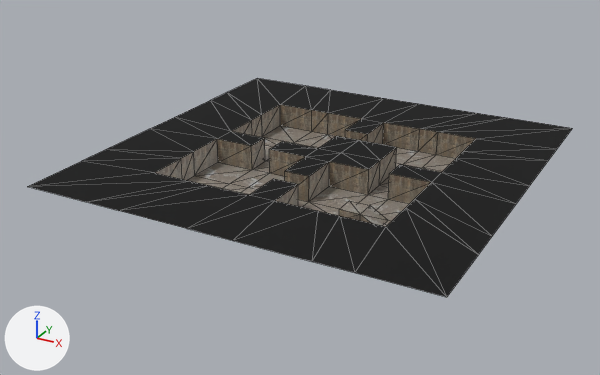
The glTF model gfx/models/battlefields/vg_lair_battle.glb, before and after one commit.
One viewpoint serves both versions: a 50 mm lens placed at (133.5, -261.4, 125.1), pointed at (-6.3, -7.0, -2.1). Arrows for +X, +Y and +Z are at lower left; the lights stay in place. Mesh edges are drawn as thin lines. Objects named as collision shapes, trigger or cutter boxes, shadow casters or lower levels of detail are left out. Where no turn or scale is listed for an object, it has been applied to the vertices. Vertices at the same position are counted once.

In view in the first picture: 'room-col'.
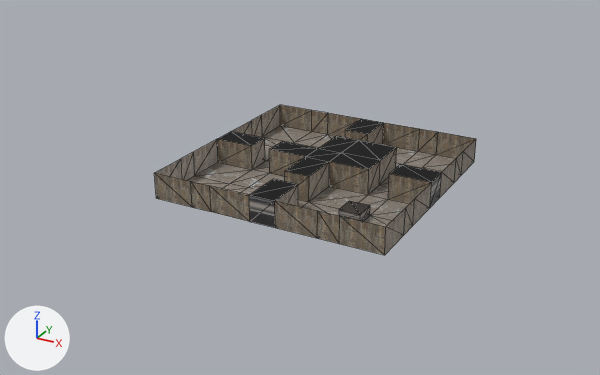
Where the change shows, as pixel boxes [x1, y1, x2, y2] in the pictures (600 x 375 px):
'room-col', reshaped (41% narrower, 31% shorter): before [27, 78, 573, 297]; after [154, 105, 476, 255]
part 1 of me_cube, cut back: before [27, 78, 573, 297]; after [249, 173, 441, 228]
part 2 of me_cube, recoloured: [339, 209, 360, 221] in both
part 3 of me_cube, recoloured (grey to black): [340, 201, 370, 214] in both
part 4 of me_cube, recoloured: after [360, 206, 370, 222]

Edits to the bpy script that builds the scene:
```text
Add img_gutter_brown_bottom:
    img_gutter_brown_bottom = load_image('gutter_brown_bottom', '_unpacked/gutter_brown_bottom', 64, 64, 'sRGB')
Add img_vent_02:
    img_vent_02 = load_image('vent_02', '_unpacked/vent_02', 87, 64, 'sRGB')
Add mat_gutter_bottom:
    mat_gutter_bottom = principled_material('gutter_bottom')
    mat_gutter_bottom.texture = img_gutter_brown_bottom
Add mat_vent:
    mat_vent = principled_material('vent')
    mat_vent.texture = img_vent_02
Change me_cube:
    used by ob_room_col; location = (0.0, 0.0, 0.0)
    remove me_cube.from_pydata(...)  # 146 vertices, 262 faces; spans x -76.0..76.0, y -76.0..76.0, z 0.0..10.0
    add me_cube.from_pydata(...)  # 116 vertices, 210 faces; spans x -45.0..45.0, y -45.0..45.0, z 0.0..10.0
    me_cube part 1
    30 vertices are removed from x -76.0..76.0, y -76.0..76.0, z 0.0..10.0
    60 faces are deleted
    8 new faces join them, mat_gutter_bottom (picture img_gutter_brown_bottom)
    me_cube part 2: 6 faces spanning x 21.0..29.0, y -29.0..-21.0, z 0.0..4.0 switch from mat_wall (picture img_concrete_wall_02) to mat_gutter_bottom (picture img_gutter_brown_bottom)
    me_cube part 3: 2 faces spanning x 21.0..29.0, y -29.0..-21.0, z 4.0 switch from mat_floor (picture img_concrete_floor_06) to mat_vent (picture img_vent_02)
    me_cube part 4: 2 faces spanning x 29.0, y -29.0..-21.0, z 0.0..4.0 switch from mat_floor (picture img_concrete_floor_06) to mat_gutter_bottom (picture img_gutter_brown_bottom)
```
